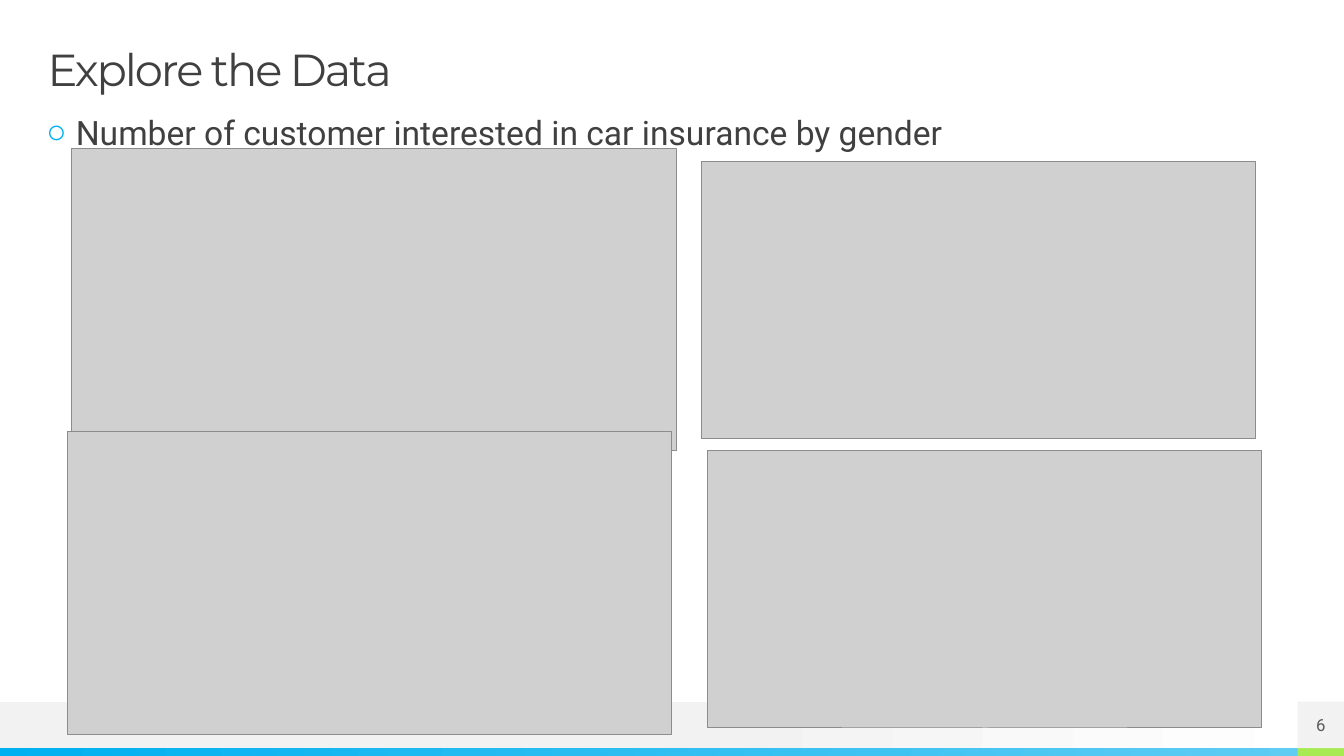
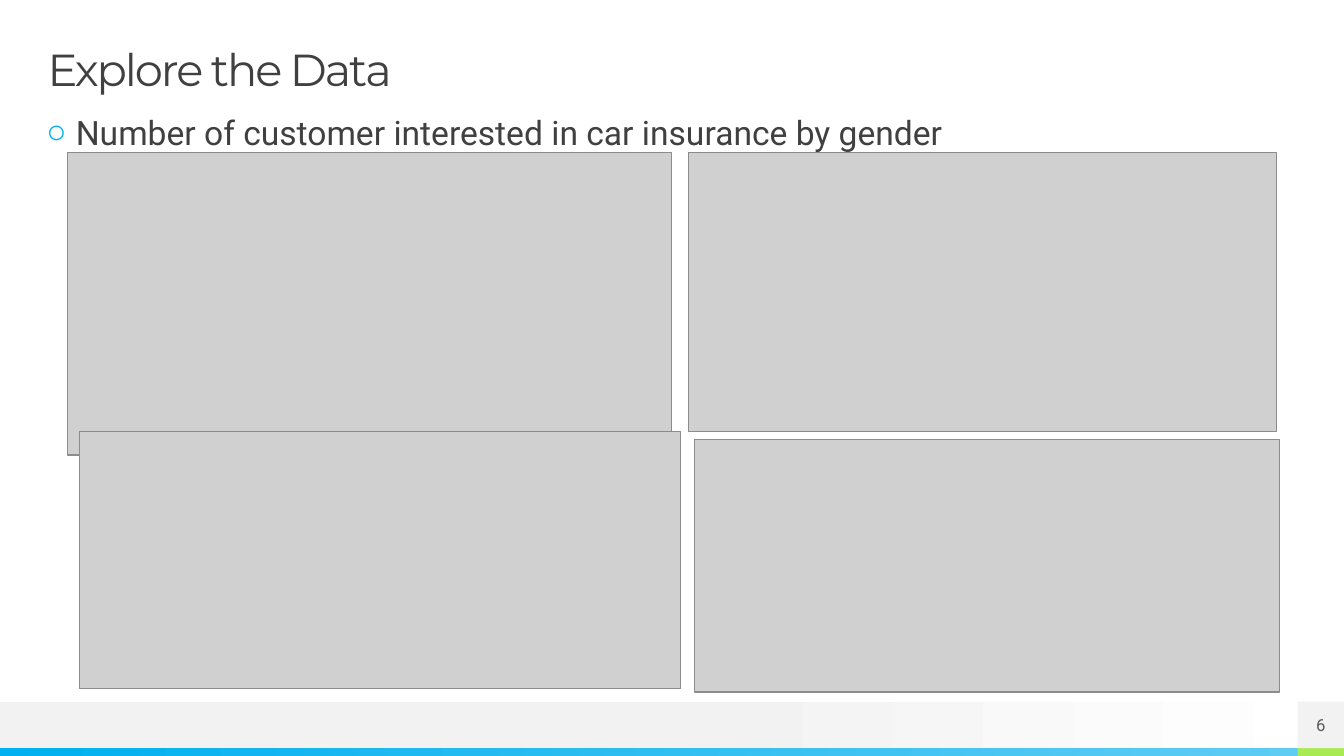
Before and after one commit to szerpa17/cross-sell-predictions, a slide deck: slide 6 of project-presentation.pptx. Drawn at 1344x756 pixels with LibreOffice and Linux fonts; fonts in the diff are those of the drawing; grey boxes stand for pictures. Boxes give left, top, right and bottom in pixels: in the first picture for what was removed or moved away, otherwise in the second. Text is boxed around its words. In the diff, an @@ line names an element or a change of style, - is before the commit and + after.

```diff
--- a/project-presentation.pptx
+++ b/project-presentation.pptx
@@ picture: place and size @@
-picture at (72,148,677,451)
+picture at (68,152,673,455)
@@ picture: place and size @@
-picture at (702,161,1256,439)
+picture at (689,152,1276,432)
@@ picture: place and size @@
-picture at (68,433,673,735)
+picture at (80,433,682,690)
@@ picture: place and size @@
-picture at (708,451,1262,728)
+picture at (695,440,1279,693)
```
Also in this commit, not shown: 2 other slides changed.
